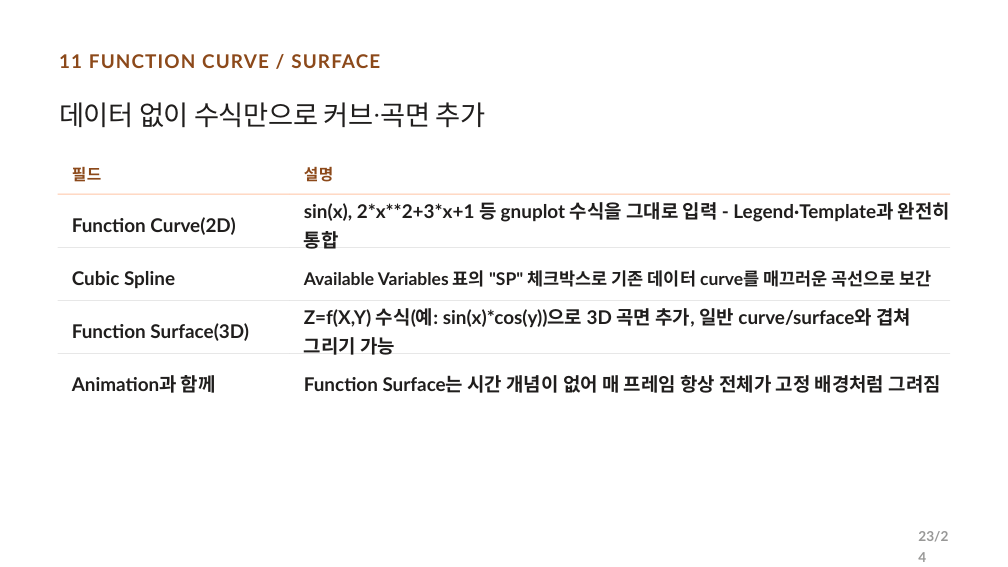
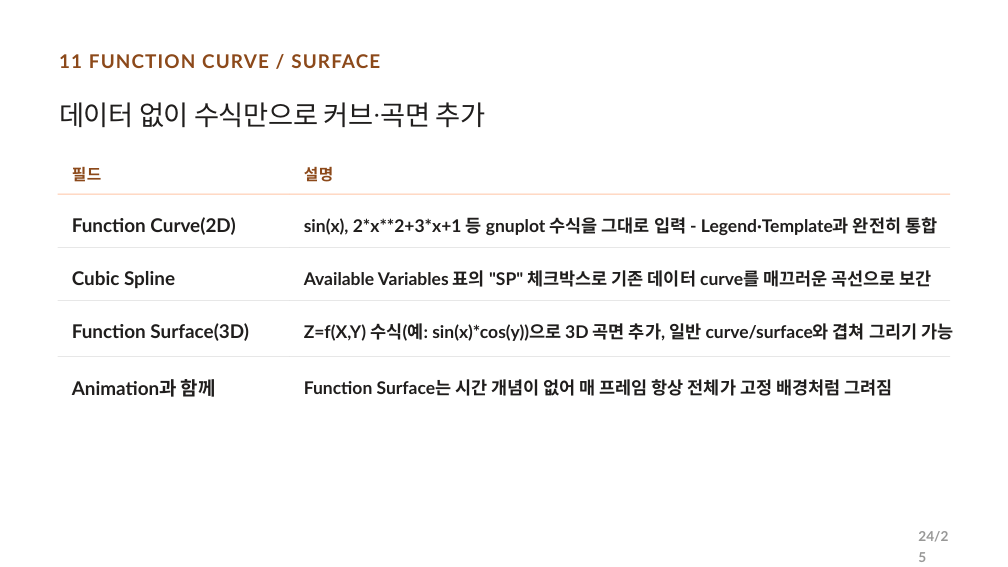
Before and after one commit to CWKIM113/CathPlot_Pub, a slide deck: slide 24 of CathPlot_발표.pptx (slide 23 before the commit). Drawn at 1008x567 pixels with LibreOffice and Linux fonts; fonts in the diff are those of the drawing. Boxes give left, top, right and bottom in pixels: in the first picture for what was removed or moved away, otherwise in the second. Text is boxed around its words. In the diff, an @@ line names an element or a change of style, - is before the commit and + after.

```diff
--- a/CathPlot_발표.pptx
+++ b/CathPlot_발표.pptx
@@ text "Animation과 함께" moved from (x1=72, y1=375, x2=216, y2=393) to (x1=72, y1=379, x2=216, y2=397) @@
@@ size 27 to 25 pt in 3 elements at (x1=304, y1=217, x2=937, y2=235), (x1=304, y1=323, x2=953, y2=341), (x1=304, y1=379, x2=892, y2=396) @@
@@ text at (x1=918, y1=531, x2=948, y2=542): text changed @@
-23/24
+24/25
```
Also in this commit, not shown: 23 other slides changed, 1 slide added, 2 other files.
